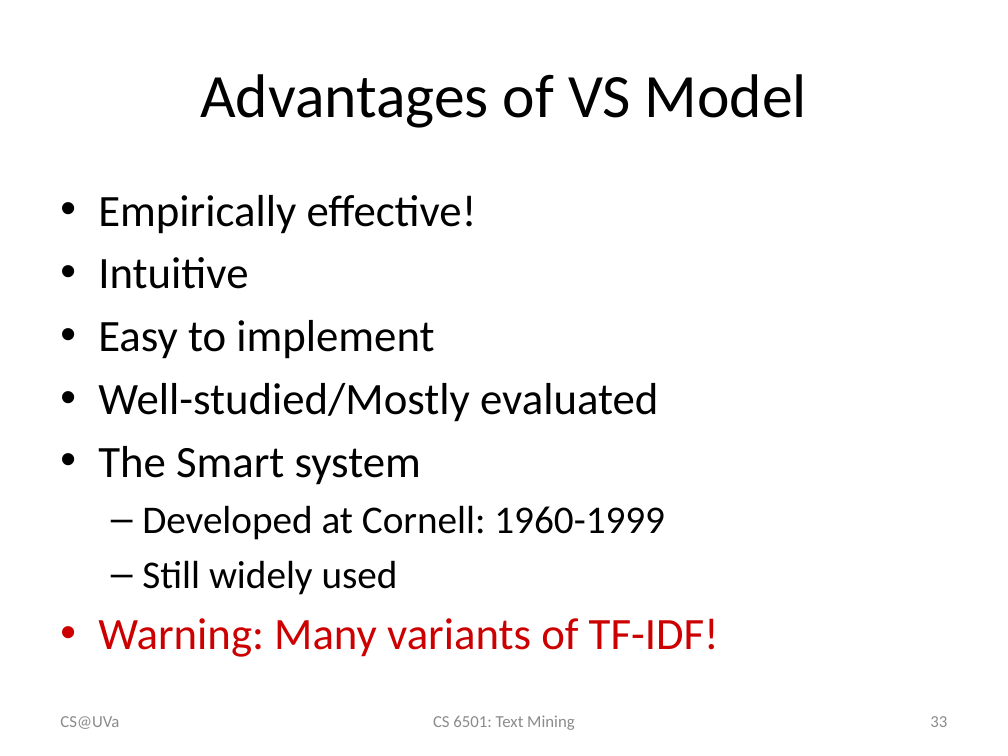
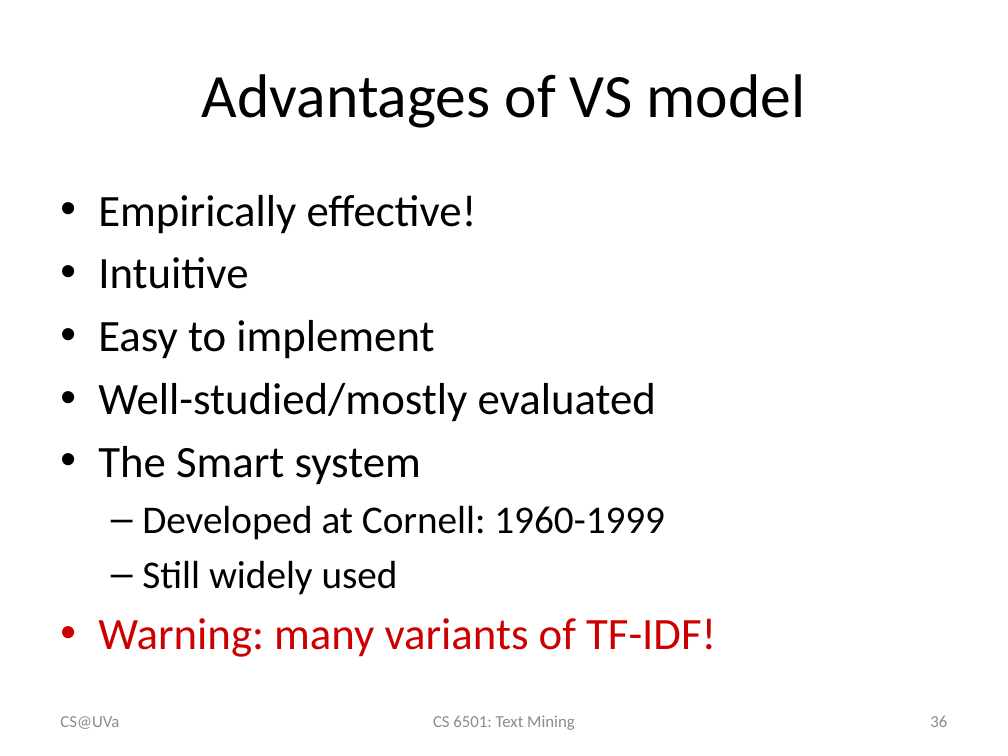
Before and after one commit to wang296/CS6501-Text-Mining, a slide deck: slide 36 of docs/VS model.pptx (slide 33 before the commit). Drawn at 1008x756 pixels with LibreOffice and Linux fonts; fonts in the diff are those of the drawing. Boxes give left, top, right and bottom in pixels: in the first picture for what was removed or moved away, otherwise in the second. Text is boxed around its words. In the diff, an @@ line names an element or a change of style, - is before the commit and + after.

```diff
--- a/docs/VS model.pptx
+++ b/docs/VS model.pptx
@@ title at bbox=[202, 74, 806, 128]: text changed @@
-Advantages of VS Model
+Advantages of VS model
@@ text at bbox=[98, 383, 656, 422]: text changed @@
-• Well-studied/Mostly evaluated
+• Well-studied/mostly evaluated
@@ text at bbox=[98, 618, 716, 657]: text changed @@
-• Warning: Many variants of TF-IDF!
+• Warning: many variants of TF-IDF!
@@ page number at bbox=[930, 716, 947, 727]: text changed @@
-33
+36
```
Also in this commit, not shown: 30 other slides changed, 4 slides added, 2 other files.
